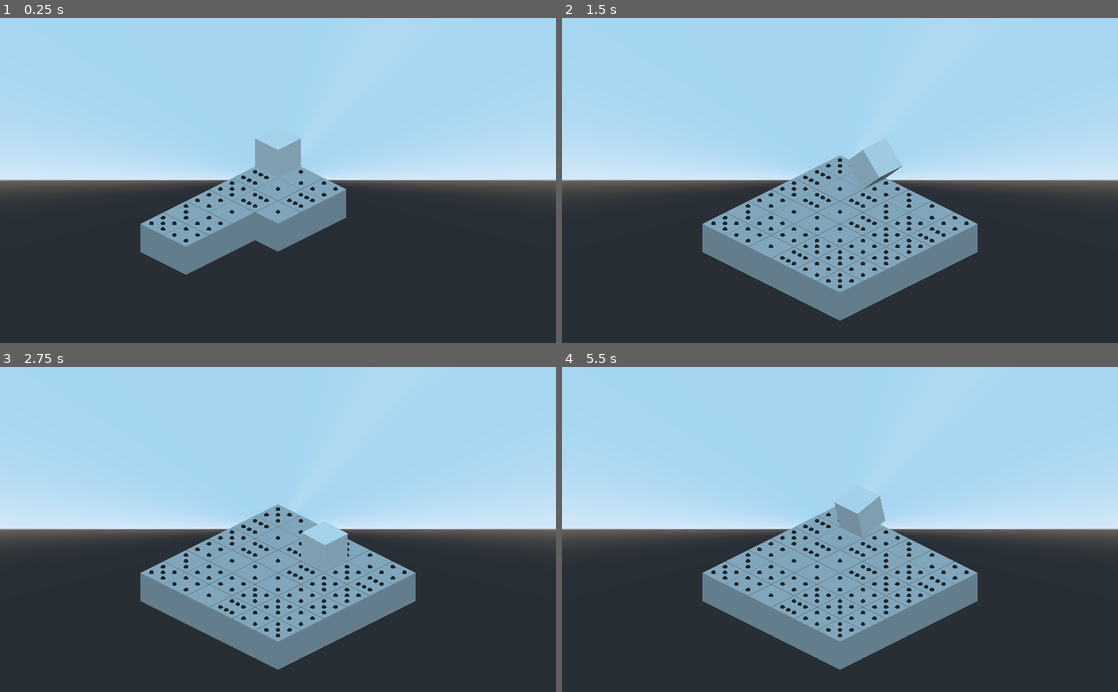
Above: before the commit, frames 1-4 (two rows, left to right).
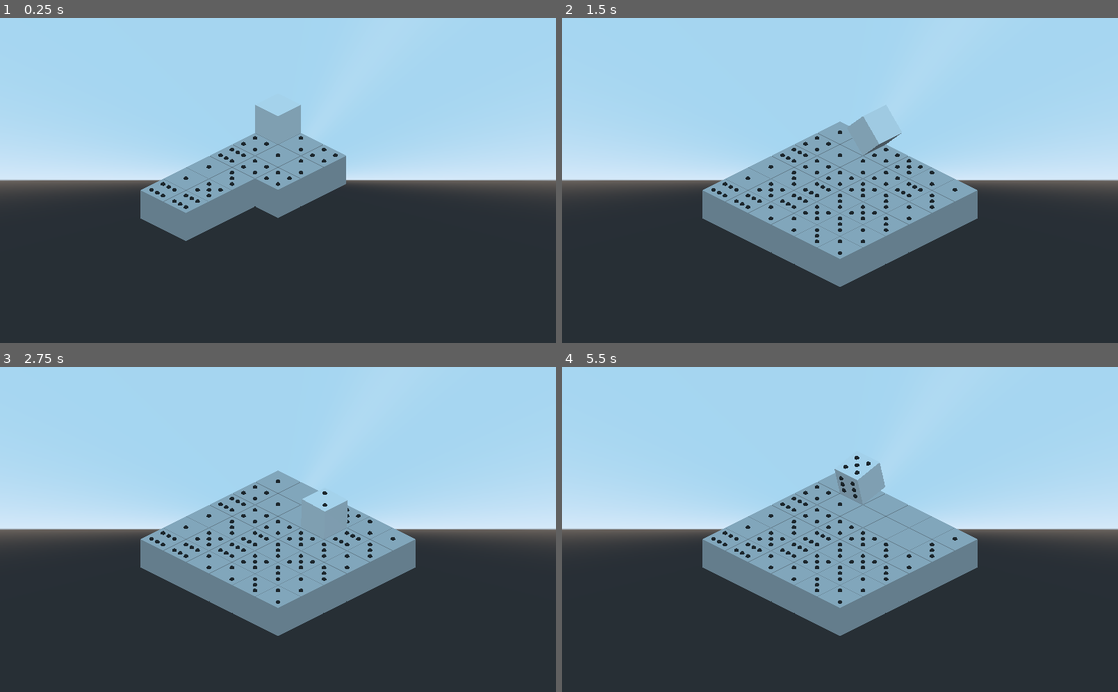
Above: after the commit, the same moments.

Repository: suaveware/gmtk-jam-2022
Game: Godot game, scene res://Main.tscn
Same seed, same stepped clock (60 frames per second), same inputs: the game is played once before the commit and once after it.
Inputs:
- Up to frame 1 (0.25 s): no input
- Up to frame 2 (1.5 s): hold D (roll_right) 0.53-1.28 s; hold S (roll_down) from 1.28 s (still down)
- Up to frame 3 (2.75 s): release S (roll_down) at 2.03 s; hold D (roll_right) from 2.03 s (still down)
- Up to frame 4 (5.5 s): release D (roll_right) at 2.78 s; hold W (roll_up) 2.78-3.53 s; hold A (roll_left) 3.53-5.03 s; hold S (roll_down) from 5.03 s (still down)

The runs differ from the first frame. In frame 1, 10% of the frame differs, in the area x 25-63%, y 26-80%; in frame 2, 15%; in frame 3, 15%; in frame 4, 15%, in the area x 25-75%, y 27-94%.

Commit message:
just for the matrix but goes everything

Diff:
--- a/Main.gd
+++ b/Main.gd
@@ -1,5 +1,14 @@
 extends Spatial
-
 
 func _ready() -> void:
 	pass
+
+func _physics_process(_delta):
+	if Input.is_action_pressed("roll_up"):
+		$Player.roll(Vector3.FORWARD)
+	if Input.is_action_pressed("roll_down"):
+		$Player.roll(Vector3.BACK)
+	if Input.is_action_pressed("roll_right"):
+		$Player.roll(Vector3.RIGHT)
+	if Input.is_action_pressed("roll_left"):
+		$Player.roll(Vector3.LEFT)
--- a/Main.tscn
+++ b/Main.tscn
@@ -1,15 +1,12 @@
-[gd_scene load_steps=6 format=2]
+[gd_scene load_steps=5 format=2]
 
 [ext_resource path="res://src/Player/Player.gd" type="Script" id=1]
 [ext_resource path="res://src/classes/Grid.gd" type="Script" id=2]
 [ext_resource path="res://Main.gd" type="Script" id=4]
 
-[sub_resource type="SpatialMaterial" id=3]
-albedo_color = Color( 0.67451, 0.67451, 0.67451, 1 )
-
 [sub_resource type="SpatialMaterial" id=2]
 
-[node name="Spatial" type="Spatial"]
+[node name="Main" type="Spatial"]
 script = ExtResource( 4 )
 
 [node name="Grid" type="Spatial" parent="."]
@@ -21,15 +18,10 @@
 size = 10.0
 
 [node name="Camera" type="Camera" parent="."]
-transform = Transform( 0.707107, -0.353553, 0.612372, 0, 0.866025, 0.5, -0.707107, -0.353553, 0.612372, 49.6972, 40.5776, 49.6972 )
+transform = Transform( 0.707107, -0.353553, 0.612373, 0, 0.866026, 0.5, -0.707107, -0.353553, 0.612373, 39.6489, 29.9864, 39.6489 )
 projection = 1
 current = true
 size = 20.0
-
-[node name="Tile" type="CSGBox" parent="."]
-transform = Transform( 1, 0, 0, 0, 1, 0, 0, 0, 1, 0, -1, 0 )
-visible = false
-material = SubResource( 3 )
 
 [node name="Player" type="Spatial" parent="."]
 transform = Transform( 1, 0, 0, 0, 1, 0, 0, 0, 1, 0, 1, 0 )
@@ -39,8 +31,14 @@
 
 [node name="Pivot" type="Position3D" parent="Player"]
 
-[node name="Mesh" type="CSGBox" parent="Player/Pivot"]
+[node name="Rotator" type="Spatial" parent="Player/Pivot"]
+
+[node name="Mesh" type="CSGBox" parent="Player/Pivot/Rotator"]
 transform = Transform( 1, 0, 0, 0, 1, 0, 0, 0, 1, 0, 1, 0 )
 material = SubResource( 2 )
 
+[node name="Forward" type="Position3D" parent="Player/Pivot/Rotator/Mesh"]
+transform = Transform( 1, 0, 0, 0, 1, 0, 0, 0, 1, 0, 0, -1 )
+
+[connection signal="moved" from="Player" to="Grid" method="_on_Player_moved"]
 [connection signal="tween_step" from="Player/Tween" to="Player" method="_on_Tween_tween_step"]
--- a/src/Player/Player.gd
+++ b/src/Player/Player.gd
@@ -1,23 +1,13 @@
 extends Spatial
 
+signal moved
 
 export var duration = 0.5
 
 onready var pivot = $Pivot
-onready var mesh = $Pivot/Mesh
+onready var rotator = $Pivot/Rotator
+onready var mesh = $Pivot/Rotator/Mesh
 onready var tween = $Tween
-
-
-func _physics_process(_delta):
-	var forward = Vector3.FORWARD
-	if Input.is_action_pressed("roll_up"):
-		roll(forward)
-	if Input.is_action_pressed("roll_down"):
-		roll(-forward)
-	if Input.is_action_pressed("roll_right"):
-		roll(forward.cross(Vector3.UP))
-	if Input.is_action_pressed("roll_left"):
-		roll(-forward.cross(Vector3.UP))
 
 
 func roll(dir):
@@ -27,7 +17,7 @@
 
 	## Step 1: Offset the pivot
 	pivot.translate(dir)
-	mesh.translate(-dir)
+	rotator.translate(-dir)
 
 	## Step 2: Animate the rotation
 	var axis = dir.cross(Vector3.DOWN)
@@ -44,10 +34,17 @@
 	tween.start()
 	yield(tween, "tween_all_completed")
 
+	var mesh_global_transform = mesh.global_transform
+
 	## Step3: Finalize movement and reverse the offset
 	transform.origin += dir * 2
 	pivot.transform = Transform.IDENTITY
-	mesh.transform.origin = Vector3(0, 1, 0)
+	rotator.transform.origin = Vector3(0, 1, 0)
+
+	mesh.global_transform = mesh_global_transform
+
+	emit_signal("moved", dir)
+
 
 func _on_Tween_tween_step(_object, _key, _elapsed, _value):
 	pivot.transform = pivot.transform.orthonormalized()
--- a/src/Tile/Tile.gd
+++ b/src/Tile/Tile.gd
@@ -17,6 +17,5 @@
 	for i in range(len(dot_positions)):
 		var new_dot = dot.duplicate()
 		new_dot.set_translation(Vector3(dot_positions[i].x, 1, dot_positions[i].y))
-		print(new_dot.translation)
 		new_dot.visible = true
 		add_child(new_dot)
--- a/src/Tile/Tile.tscn
+++ b/src/Tile/Tile.tscn
@@ -16,4 +16,5 @@
 
 [node name="Dot" type="CSGSphere" parent="."]
 transform = Transform( 0.15, 0, 0, 0, 0.15, 0, 0, 0, 0.15, 0, 0, 0 )
+visible = false
 material = SubResource( 2 )
--- a/src/classes/Grid.gd
+++ b/src/classes/Grid.gd
@@ -4,9 +4,23 @@
 export var height := 6
 export var tile_size = 2
 
+var positions := {}
+var player_grid_position := Vector2.ZERO
+
 var tile = preload("res://src/Tile/Tile.tscn")
 
+onready var player_mesh := $"../Player/Pivot/Rotator/Mesh"
+
+func _init() -> void:
+	for i in range(0, width):
+		for j in range(0, height):
+			positions[Vector2(i, j)] = {}
+
 func _ready() -> void:
+	generate()
+
+
+func generate() -> void:
 	var new_tiles := []
 
 	for i in range(0, width):
@@ -17,3 +31,28 @@
 			yield(get_tree(), "idle_frame")
 			new_tile.translation = (Vector3(i * tile_size, 0, j * tile_size))
 			get_parent().add_child(new_tile)
+
+			positions[Vector2(i, j)] = new_tile
+
+
+func _on_Player_moved(direction: Vector3) -> void:
+	match direction:
+		Vector3.FORWARD:
+			player_grid_position.y -= 1
+
+		Vector3.BACK:
+			player_grid_position.y += 1
+
+		Vector3.RIGHT:
+			player_grid_position.x += 1
+
+		Vector3.LEFT:
+			player_grid_position.x -= 1
+
+	var tile = positions[player_grid_position]
+	for child in tile.get_children():
+		var g = child.global_transform
+		tile.remove_child(child)
+		player_mesh.add_child(child)
+
+		child.global_transform = g
